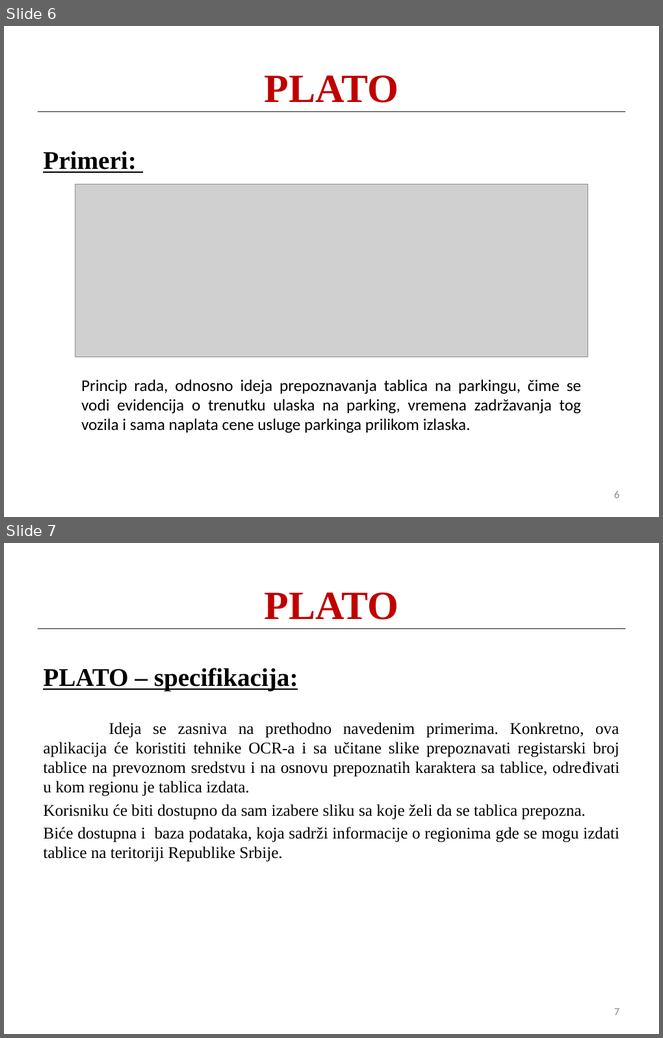
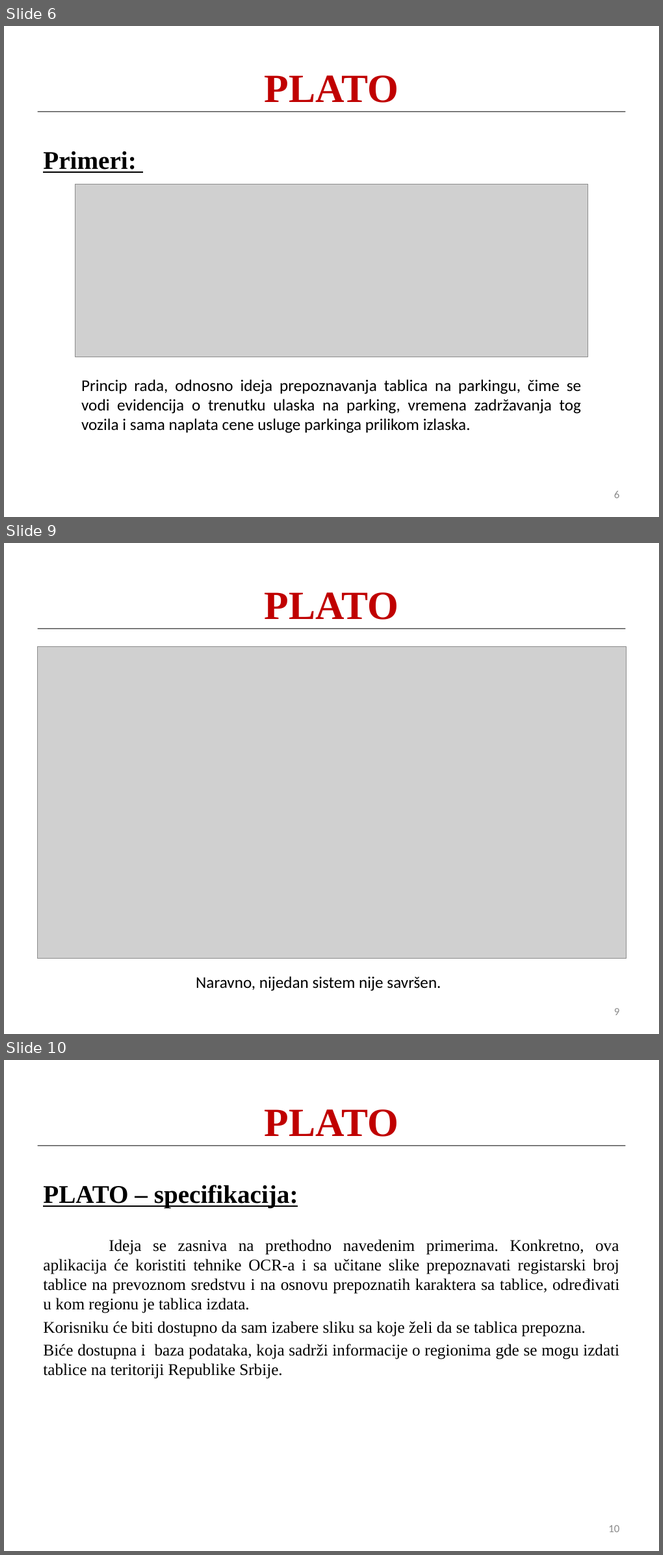
Before and after one commit to DejanUrosevic/SoftProjekat, a slide deck: PLATO.pptx. Shown one above the other, each under a label of ours: slides 6 and 7 before the commit, slides 6, 9 and 10 after it; the slides between them are not shown. The pictures are 663x1038 and 663x1555 pixels, drawn with LibreOffice and Linux fonts; fonts in the diff are those of the drawing; grey boxes stand for pictures. Boxes give left, top, right and bottom in pixels: in the first picture for what was removed or moved away, otherwise in the second. Text is boxed around its words. In the diff, an @@ line names an element or a change of style, - is before the commit and + after.

```diff
--- a/PLATO.pptx
+++ b/PLATO.pptx
@@ slide 9 added at (4, 543, 659, 1034), background #FFFFFF @@
@@ text added at (265, 592, 399, 620), 44 pt, text #C00000, bold @@
+PLATO
@@ line added from (37, 629) to (626, 629), #000000 0.75 pt @@
@@ picture added at (37, 646, 627, 958) @@
@@ text added at (196, 977, 441, 991), 18 pt, text #000000 @@
+Naravno, nijedan sistem nije savršen.
@@ page number added at (614, 1008, 620, 1016), 12 pt, text #8C8C8C @@
+9
@@ what was slide 7 is now slide 10 @@
@@ page number at (608, 1525, 620, 1533): text changed @@
-7
+10
```
Also in this commit, not shown: 2 other slides added.
